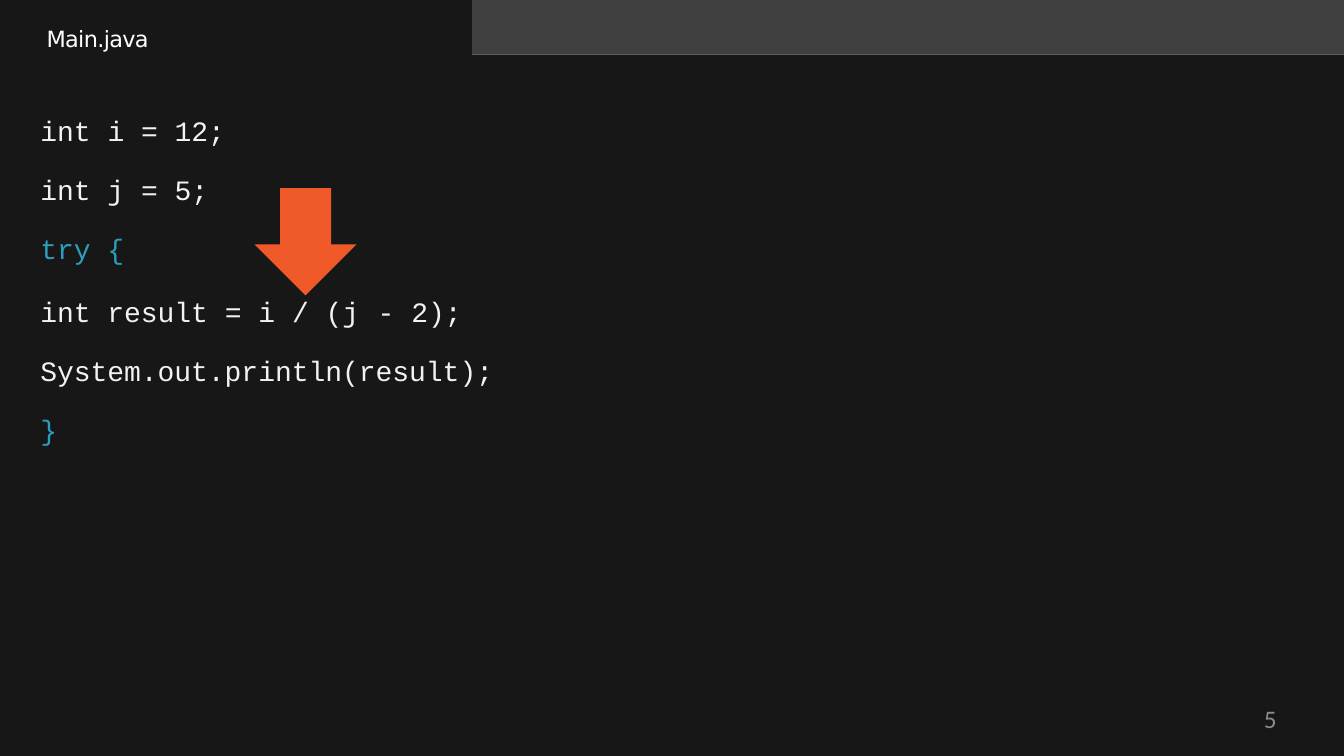
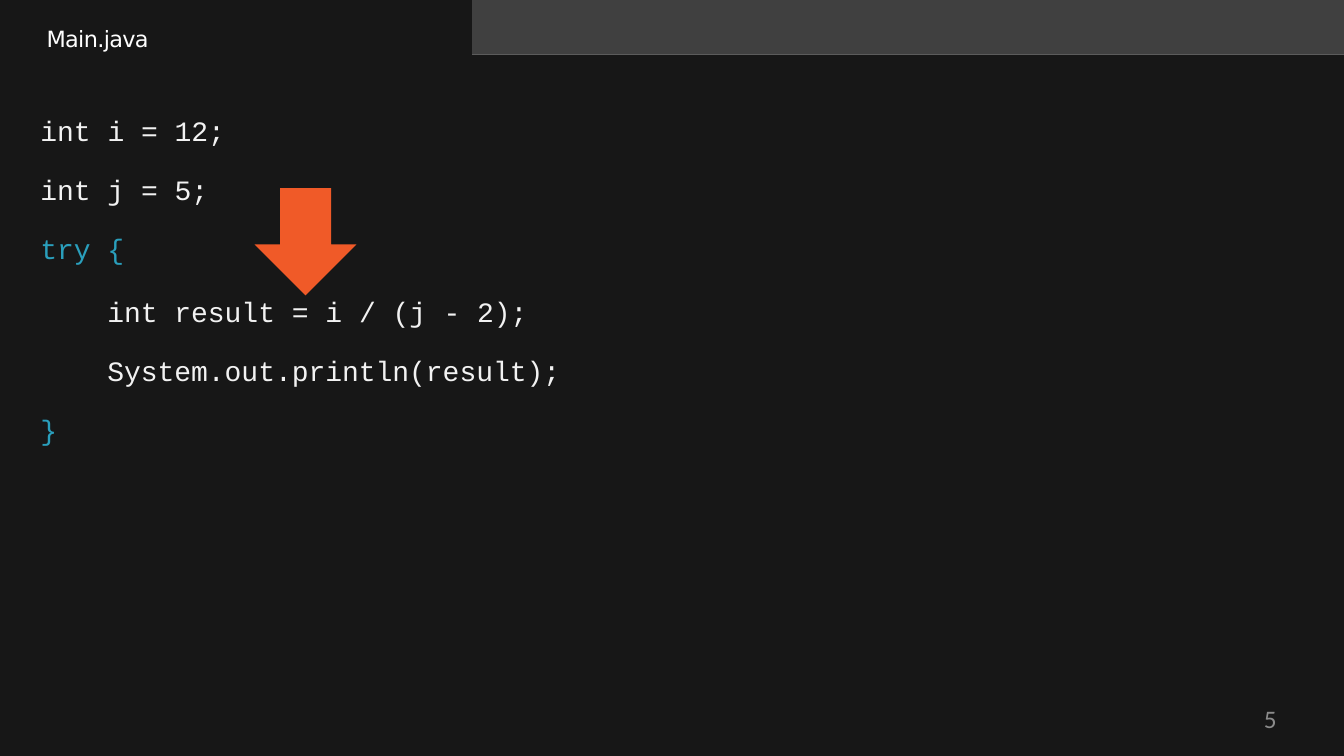
Before and after one commit to StevenJoseph19/JR-31, a slide deck: slide 5 of 1. Core Java 8/Day 5/Slides/Handling Exceptions in Java/2. Handling Exceptions/handling-exceptions-slides.pptx. Drawn at 1344x756 pixels with LibreOffice and Linux fonts; fonts in the diff are those of the drawing; grey boxes stand for pictures. Boxes give left, top, right and bottom in pixels: in the first picture for what was removed or moved away, otherwise in the second. Text is boxed around its words. In the diff, an @@ line names an element or a change of style, - is before the commit and + after.

```diff
--- a/1. Core Java 8/Day 5/Slides/Handling Exceptions in Java/2. Handling Exceptions/handling-exceptions-slides.pptx
+++ b/1. Core Java 8/Day 5/Slides/Handling Exceptions in Java/2. Handling Exceptions/handling-exceptions-slides.pptx
@@ title "int result = i / ...": place and size @@
-title "int result = i / ..." at [40,302,493,387]
+title "int result = i / ..." at [107,302,560,387]
```
Also in this commit, not shown: 4 other files.
